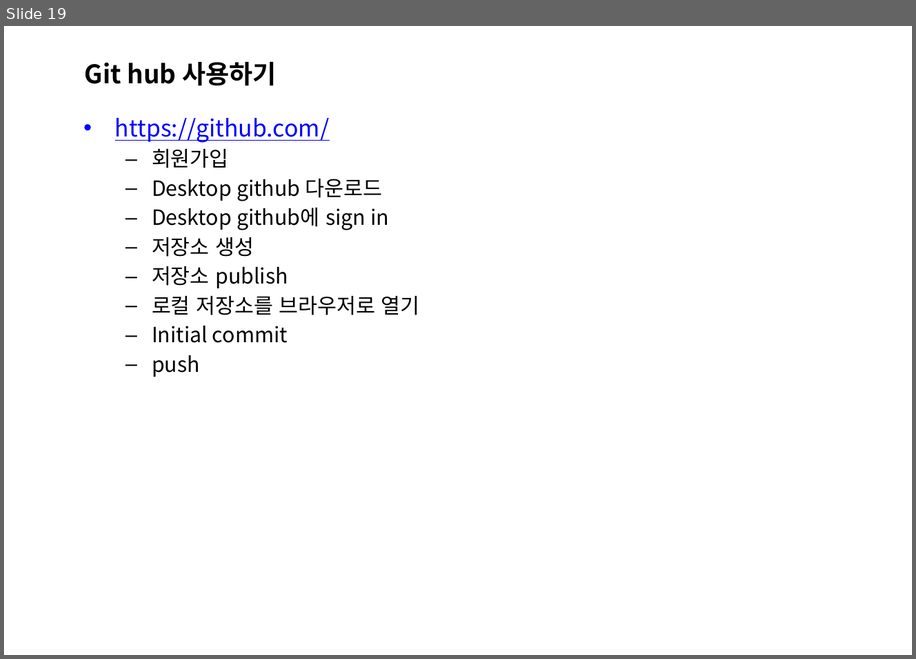
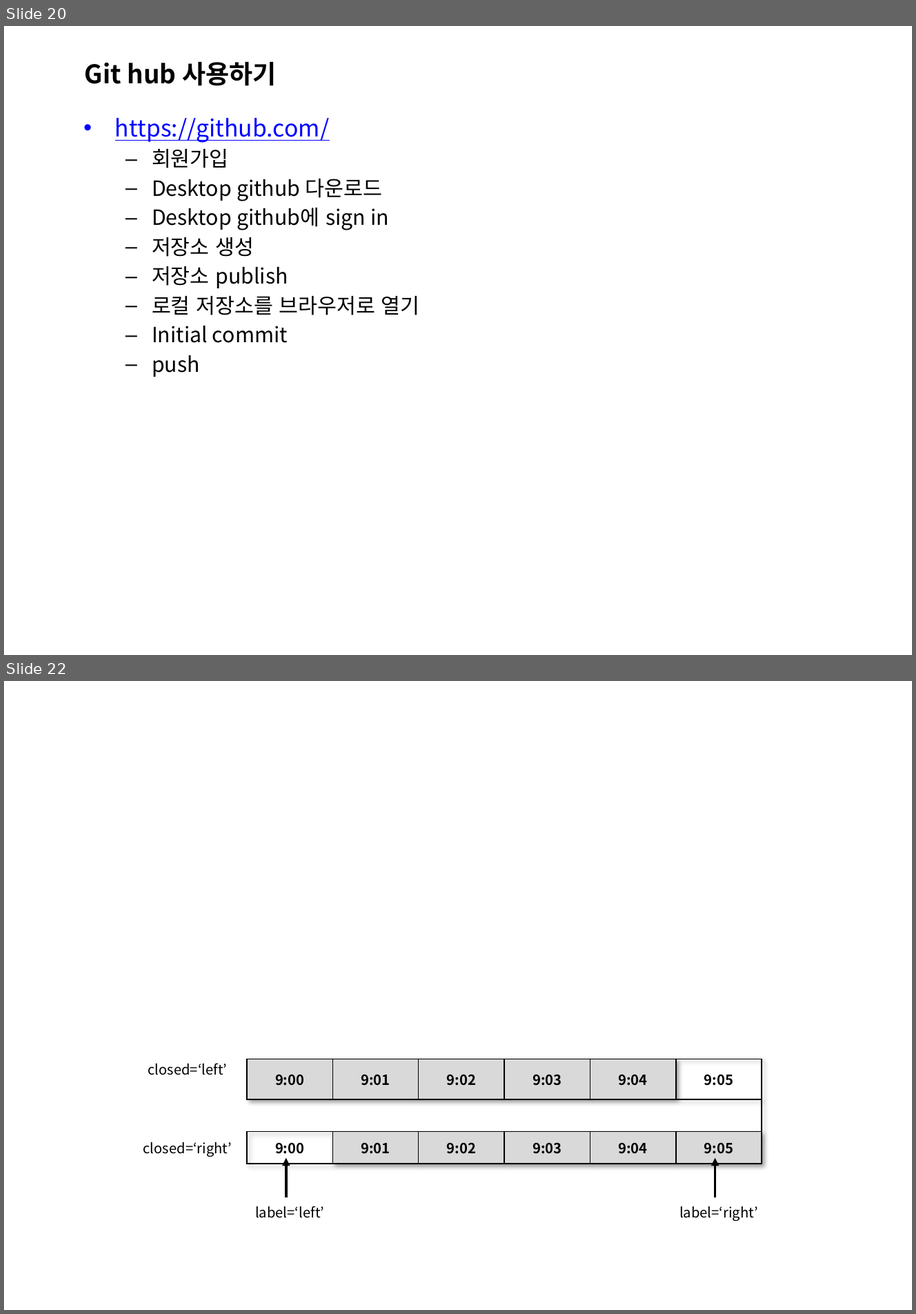
Before and after one commit to sulheebaek/DAPython, a slide deck: 한2018_파이썬을 활용한 데이터 분석_강의개요.pptx. Shown one above the other, each under a label of ours: slide 19 before the commit, slides 20 and 22 after it; the slides between them are not shown. The pictures are 916x659 and 916x1314 pixels, drawn with LibreOffice and Linux fonts; fonts in the diff are those of the drawing; background and template pictures are left out. Boxes give left, top, right and bottom in pixels: in the first picture for what was removed or moved away, otherwise in the second. Text is boxed around its words. In the diff, an @@ line names an element or a change of style, - is before the commit and + after.

```diff
--- a/한2018_파이썬을 활용한 데이터 분석_강의개요.pptx
+++ b/한2018_파이썬을 활용한 데이터 분석_강의개요.pptx
@@ slide 22 added at (4, 681, 912, 1310), background picture (left out) @@
@@ table added at (128, 1059, 760, 1247), 6 rows, 7 columns @@
+closed=‘left’ | 9:00 | 9:01 | 9:02 | 9:03 | 9:04 | 9:05
+ |  |  |  |  |  | 
+closed=‘right’ | 9:00 | 9:01 | 9:02 | 9:03 | 9:04 | 9:05
+ |  |  |  |  |  | 
+ | label=‘left’ |  |  |  |  | label=‘right’
+ |  |  |  |  |  | 
@@ arrow added from (287, 1198) to (287, 1158), #000000 2.25 pt @@
@@ arrow added from (715, 1198) to (715, 1158), #000000 2.25 pt @@
@@ what was slide 19 is now slide 20 @@
```
Also in this commit, not shown: 1 slide changed, 3 other slides added.
